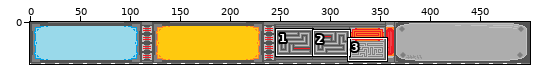
Two versions of one sprite sheet, PGplatformer/sprites/stat_bar.png. Above: a wide view before the commit, with the close-up outlined.
Close-up. Old version:
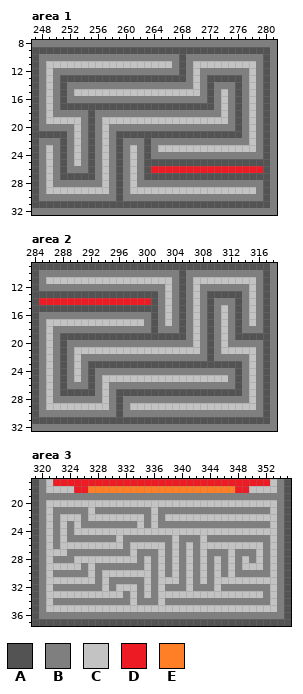
The file is 500x42 pixels. Shown: area 1: x 247..281, y 8..32; area 2: x 284..318, y 9..32; area 3: x 319..355, y 17..37.
Palette (. is transparent): A #535353  B #7f7f7f  C #c3c3c3  D #ed1c24  E #ff7f27
Pixels before, area 1, first column x 247:
 8 BBBBBBBBBBBBBBBBBBBBBBBBBBBBBBBBBBB
 9 AAAAAAAAAAAAAAAAAAAAAAAAAAAAAAAAAAB
10 ABBBBBBBBBBBBBBBBBBBBABBBBBBBBBBBAB
11 ABCCCCCCCCCCCCCCCCCCBABCCCCCCCCCBAB
12 ABCBBBBBBBBBBBBBBBBBBABCBBBBBBBCBAB
13 ABCBAAAAAAAAAAAAAAAAAABCBAAAAABCBAB
14 ABCBABBBBBBBBBBBBBBBBBBCBABBBABCBAB
15 ABCBABCCCCCCCCCCCCCCCCCCBABCBABCBAB
16 ABCBABBBBBBBBBBBBBBBBBBBBABCBABCBAB
17 ABCBAAAAAAAAAAAAAAAAAAAAAABCBABCBAB
18 ABCBBBBBABBBBBBBBBBBBBBBBBBCBABCBAB
19 ABCCCCCBABCCCCCCCCCCCCCCCCCCBABCBAB
20 ABBBBBCBABCBBBBBBBBBBBBBBBBBBABCBAB
21 AAAAABCBABCBAAAAAAAAAAAAAAAAAABCBAB
22 ABBBABCBABCBABBBABBBBBBBBBBBBBBCBAB
23 ABCBABCBABCBABCBABCCCCCCCCCCCCCCBAB
24 ABCBABCBABCBABCBABBBBBBBBBBBBBBBBAB
25 ABCBABCBABCBABCBAAAAAAAAAAAAAAAAAAB
26 ABCBABBBABCBABCBADDDDDDDDDDDDDDDDAB
27 ABCBAAAAABCBABCBAAAAAAAAAAAAAAAAAAB
28 ABCBBBBBBBCBABCBBBBBBBBBBBBBBBBBBAB
29 ABCCCCCCCCCBABCCCCCCCCCCCCCCCCCCBAB
30 ABBBBBBBBBBBABBBBBBBBBBBBBBBBBBBBAB
31 AAAAAAAAAAAAAAAAAAAAAAAAAAAAAAAAAAB
32 BBBBBBBBBBBBBBBBBBBBBBBBBBBBBBBBBBB
Pixels before, area 2, first column x 284:
 9 AAAAAAAAAAAAAAAAAAAAAAAAAAAAAAAAAAB
10 ABBBBBBBBBBBBBBBBBBBBABBBBBBBBBBBAB
11 ABCCCCCCCCCCCCCCCCCCBABCCCCCCCCCBAB
12 ABBBBBBBBBBBBBBBBBBCBABCBBBBBBBCBAB
13 AAAAAAAAAAAAAAAAAABCBABCBAAAAABCBAB
14 ADDDDDDDDDDDDDDDDABCBABCBABBBABCBAB
15 AAAAAAAAAAAAAAAAAABCBABCBABCBABCBAB
16 ABBBBBBBBBBBBBBBBABCBABCBABCBABCBAB
17 ABCCCCCCCCCCCCCCBABCBABCBABCBABCBAB
18 ABCBBBBBBBBBBBBBBABBBABCBABCBABBBAB
19 ABCBAAAAAAAAAAAAAAAAAABCBABCBAAAAAB
20 ABCBABBBBBBBBBBBBBBBBBBCBABCBBBBBAB
21 ABCBABCCCCCCCCCCCCCCCCCCBABCCCCCBAB
22 ABCBABCBBBBBBBBBBBBBBBBBBABBBBBCBAB
23 ABCBABCBAAAAAAAAAAAAAAAAAAAAAABCBAB
24 ABCBABCBABBBBBBBBBBBBBBBBBBBBABCBAB
25 ABCBABCBABCCCCCCCCCCCCCCCCCCBABCBAB
26 ABCBABBBABCBBBBBBBBBBBBBBBBBBABCBAB
27 ABCBAAAAABCBAAAAAAAAAAAAAAAAAABCBAB
28 ABCBBBBBBBCBABBBBBBBBBBBBBBBBBBCBAB
29 ABCCCCCCCCCBABCCCCCCCCCCCCCCCCCCBAB
30 ABBBBBBBBBBBABBBBBBBBBBBBBBBBBBBBAB
31 AAAAAAAAAAAAAAAAAAAAAAAAAAAAAAAAAAB
32 BBBBBBBBBBBBBBBBBBBBBBBBBBBBBBBBBBB
Pixels before, area 3, first column x 319:
17 ABCDDDDDDDDDDDDDDDDDDDDDDDDDDDDDDDCBA
18 ABCCCCDDEEEEEEEEEEEEEEEEEEEEEDDCCCCBA
19 ABBBBBBBBBBBBBBBBBBBBBBBBBBBBBBBBBBBA
20 ABCCCCCCCCCCCCCCCCCCCCCCCCCCCCCCCCCBA
21 ABCBBBBBCBBBBBBBBCBBBBBBBBBBBBBBBBCBA
22 ABCBCCCBCCCCCCCCBCBCCCCCCCCCCCCCCCCBA
23 ABCBCBCBBBBBBBBCBCBBBBBBBBBBBBBBBBCBA
24 ABCBCBCCCCCCCCCCCCCCCCCCCCCCCCCCCCCBA
25 ABCBCBBBBBBBCBBBBBBBCBBBCBBBBBBBBBCBA
26 ABCBCCCCCCCCCBCCCCCBCBCBCCCCCCCCCBCBA
27 ABCCCBBBBBBBBBCBBBCBCBCBCBBBCBBBCBCBA
28 ABCBBBCCCCCCCCCBCBCBCBCBCBCBCBCBCBCBA
29 ABCCCCCBCBBBBBBBCBCBCBCBCBCBCBCCCBCBA
30 ABCBBBBBCBCCCCCCCBCBCBCBCBCBCBBBBBCBA
31 ABCCCCCCCBCBBBBBCBCCCBCBCBCCCCCCCCCBA
32 ABCBBBBBBBCBCCCBCBCBBBCBBBCBBBBBBBCBA
33 ABCCCCCCCCCCCBCBCBCCCCCCCCCCCCCCCBCBA
34 ABCBBBBBBBBBBBCBBBCBBBBBBBBBBBBBBBCBA
35 ABCCCCCCCCCCCCCCCCCCCCCCCCCCCCCCCCCBA
36 ABBBBBBBBBBBBBBBBBBBBBBBBBBBBBBBBBBBA
37 AAAAAAAAAAAAAAAAAAAAAAAAAAAAAAAAAAAAA
After:
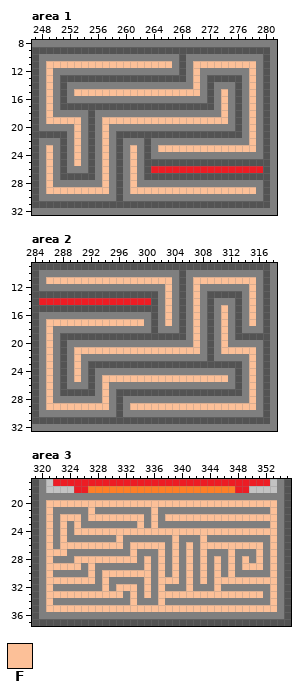
Colours new in this view: F #fcc098
Changes in this commit:
Changed rows in their new state; - is an unchanged pixel.
Area 1:
first column x 249:
11 FFFFFFFFFFFFFFFFFF---FFFFFFFFF
12 F--------------------F-------F
13 F--------------------F-------F
14 F--------------------F-------F
15 F---FFFFFFFFFFFFFFFFFF---F---F
16 F------------------------F---F
17 F------------------------F---F
18 F------------------------F---F
19 FFFFF---FFFFFFFFFFFFFFFFFF---F
20 ----F---F--------------------F
21 ----F---F--------------------F
22 ----F---F--------------------F
23 F---F---F---F---FFFFFFFFFFFFFF
24 F---F---F---F-----------------
25 F---F---F---F-----------------
26 F-------F---F-----------------
27 F-------F---F-----------------
28 F-------F---F-----------------
29 FFFFFFFFF---FFFFFFFFFFFFFFFFFF
Area 2:
first column x 286:
11 FFFFFFFFFFFFFFFFFF---FFFFFFFFF
12 -----------------F---F-------F
13 -----------------F---F-------F
14 -----------------F---F-------F
15 -----------------F---F---F---F
16 -----------------F---F---F---F
17 FFFFFFFFFFFFFF---F---F---F---F
18 F--------------------F---F----
19 F--------------------F---F----
20 F--------------------F---F----
21 F---FFFFFFFFFFFFFFFFFF---FFFFF
22 F---F------------------------F
23 F---F------------------------F
24 F---F------------------------F
25 F---F---FFFFFFFFFFFFFFFFFF---F
26 F-------F--------------------F
27 F-------F--------------------F
28 F-------F--------------------F
29 FFFFFFFFF---FFFFFFFFFFFFFFFFFF
Area 3:
first column x 321:
20 FFFFFFFFFFFFFFFFFFFFFFFFFFFFFFFFF
21 F-----F--------F----------------F
22 F-FFF-FFFFFFFF-F-FFFFFFFFFFFFFFFF
23 F-F-F--------F-F----------------F
24 F-F-FFFFFFFFFFFFFFFFFFFFFFFFFFFFF
25 F-F-------F-------F---F---------F
26 F-FFFFFFFFF-FFFFF-F-F-FFFFFFFFF-F
27 FFF---------F---F-F-F-F---F---F-F
28 F---FFFFFFFFF-F-F-F-F-F-F-F-F-F-F
29 FFFFF-F-------F-F-F-F-F-F-F-FFF-F
30 F-----F-FFFFFFF-F-F-F-F-F-F-----F
31 FFFFFFF-F-----F-FFF-F-F-FFFFFFFFF
32 F-------F-FFF-F-F---F---F-------F
33 FFFFFFFFFFF-F-F-FFFFFFFFFFFFFFF-F
34 F-----------F---F---------------F
35 FFFFFFFFFFFFFFFFFFFFFFFFFFFFFFFFF
Boxes around the changes in both close-ups, in picture pixels (x1, y1, x2, y2):
changed: (46, 61, 256, 194)
changed: (46, 277, 256, 410)
changed: (46, 500, 277, 612)
